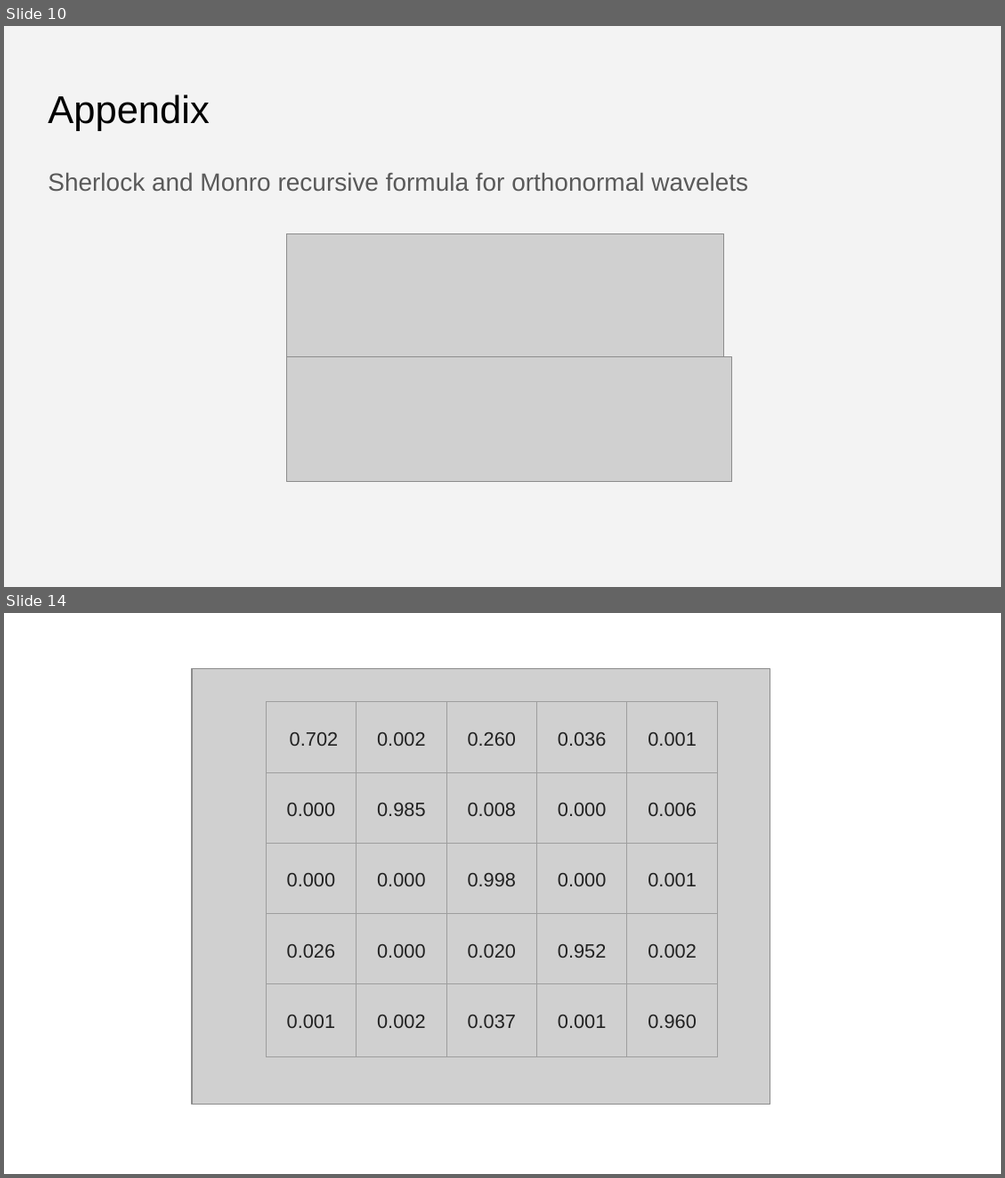
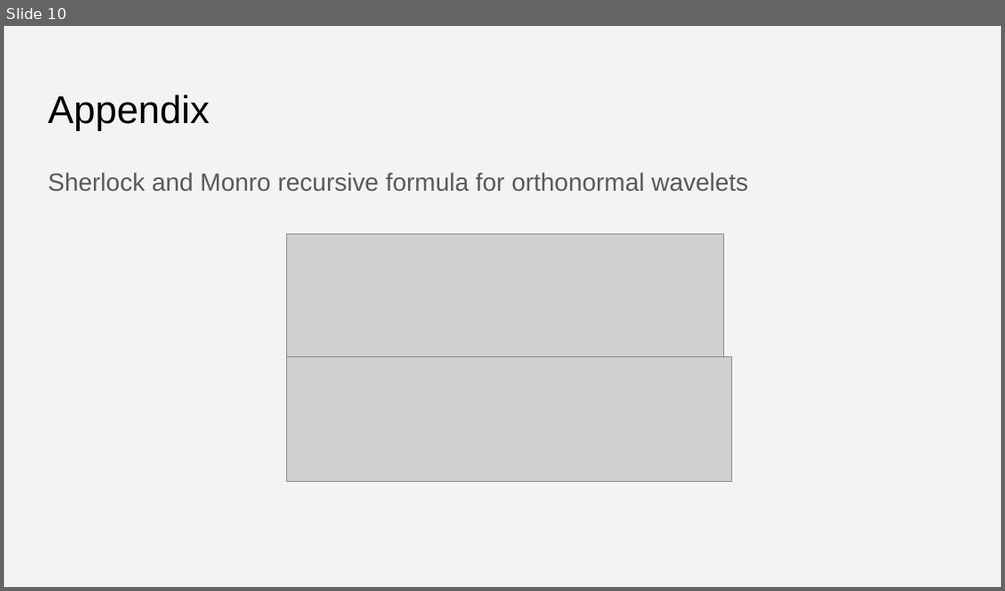
Before and after one commit to Karndeep-UCSD/Wavelet-Optimization-for-Time-Series-Classification, a slide deck: ECE251C - Final Project Presentation.pptx. Shown one above the other, each under a label of ours: slides 10 and 14 before the commit, slide 10 after it; the slides between them are not shown. The pictures are 1005x1178 and 1005x591 pixels, drawn with LibreOffice and Linux fonts; fonts in the diff are those of the drawing; grey boxes stand for pictures. Boxes give left, top, right and bottom in pixels: in the first picture for what was removed or moved away, otherwise in the second. Text is boxed around its words. In the diff, an @@ line names an element or a change of style, - is before the commit and + after.

```diff
--- a/ECE251C - Final Project Presentation.pptx
+++ b/ECE251C - Final Project Presentation.pptx
@@ slide 14 removed at [4,613,1001,1174], background #FFFFFF @@
@@ picture removed at [192,669,769,1103] @@
@@ table removed at [267,702,720,1056], 5 rows, 5 columns @@
-0.702 | 0.002 | 0.260 | 0.036 | 0.001
-0.000 | 0.985 | 0.008 | 0.000 | 0.006
-0.000 | 0.000 | 0.998 | 0.000 | 0.001
-0.026 | 0.000 | 0.020 | 0.952 | 0.002
-0.001 | 0.002 | 0.037 | 0.001 | 0.960
```
Also in this commit, not shown: 17 other slides removed, 1 other file.
